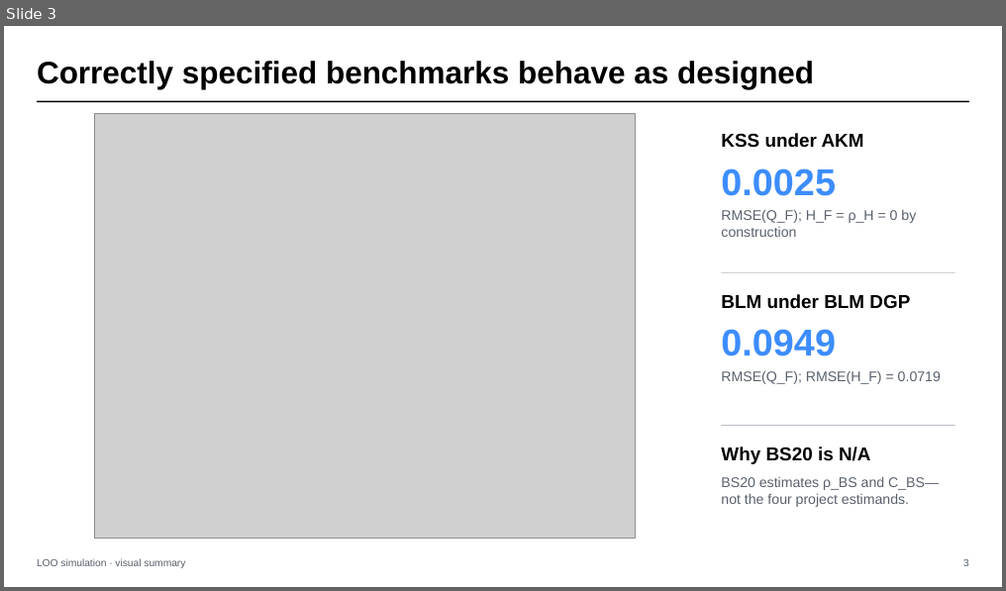
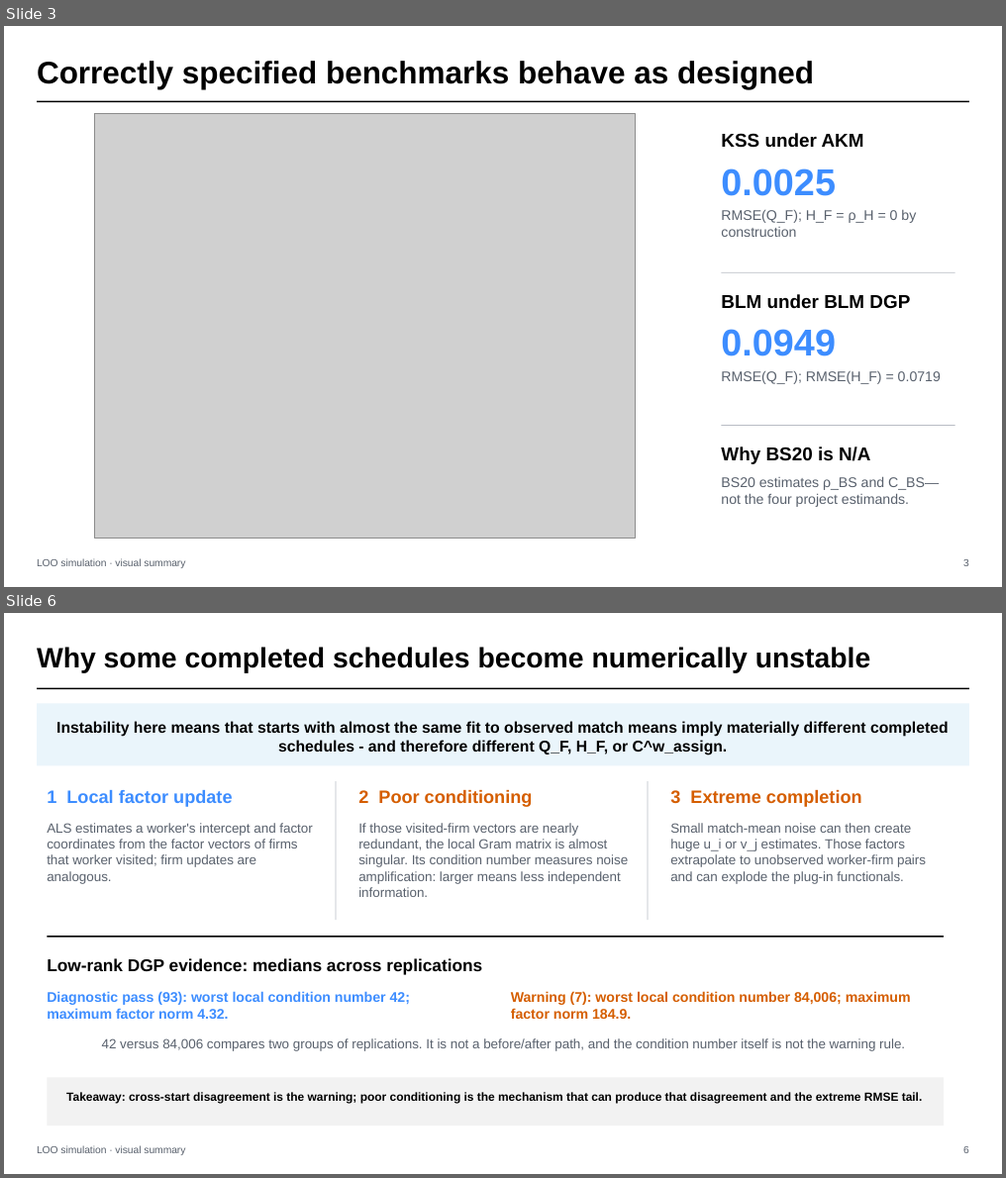
Before and after one commit to michaeljwang6/loo_simulation, a slide deck: work/loo_simulation/output/loo_simulation_visual_summary.pptx. Shown one above the other, each under a label of ours: slide 3 before the commit, slides 3 and 6 after it; the slides between them are not shown. The pictures are 1006x591 and 1006x1178 pixels, drawn with LibreOffice and Linux fonts; fonts in the diff are those of the drawing; grey boxes stand for pictures. Boxes give left, top, right and bottom in pixels: in the first picture for what was removed or moved away, otherwise in the second. Text is boxed around its words. In the diff, an @@ line names an element or a change of style, - is before the commit and + after.

Commit message:
Clarify simulation diagnostics and untested variants

```diff
--- a/work/loo_simulation/output/loo_simulation_visual_summary.pptx
+++ b/work/loo_simulation/output/loo_simulation_visual_summary.pptx
@@ slide 6 added at [4,613,1002,1174], background #FFFFFF @@
@@ text added at [37,647,871,672], 27 pt, text #000000, bold @@
+Why some completed schedules become numerically unstable
@@ rectangle added at [37,688,969,689], fill #000000 @@
@@ rectangle added at [37,703,969,765], fill #EAF5FB @@
@@ text added at [56,721,948,756], 15 pt, text #000000, bold @@
+Instability here means that starts with almost the same fit to observed match means imply materially different completed schedules - and therefore different Q_F, H_F, or C^w_assign.
@@ text added at [47,790,232,807], 17.2 pt, text #3D8DFF, bold @@
+1 Local factor update
@@ rectangle added at [336,781,337,920], fill #B8BCC4 @@
@@ text added at [358,790,533,807], 17.2 pt, text #D55E00, bold @@
+2 Poor conditioning
@@ rectangle added at [648,781,648,920], fill #B8BCC4 @@
@@ text added at [670,790,862,807], 17.2 pt, text #D55E00, bold @@
+3 Extreme completion
@@ text added at [47,823,312,884], 12.8 pt, text #59616D @@
+ALS estimates a worker's intercept and factor coordinates from the factor vectors of firms that worker visited; firm updates are analogous.
@@ text added at [358,823,628,897], 12.8 pt, text #59616D @@
+If those visited-firm vectors are nearly redundant, the local Gram matrix is almost singular. Its condition number measures noise amplification: larger means less independent information.
@@ text added at [670,823,926,884], 12.8 pt, text #59616D @@
+Small match-mean noise can then create huge u_i or v_j estimates. Those factors extrapolate to unobserved worker-firm pairs and can explode the plug-in functionals.
@@ rectangle added at [47,936,944,937], fill #000000 @@
@@ text added at [47,959,482,975], 16.5 pt, text #000000, bold @@
+Low-rank DGP evidence: medians across replications
@@ text added at [47,991,410,1019], 13.5 pt, text #3D8DFF, bold @@
+Diagnostic pass (93): worst local condition number 42; maximum factor norm 4.32.
@@ text added at [511,991,911,1019], 13.5 pt, text #D55E00, bold @@
+Warning (7): worst local condition number 84,006; maximum factor norm 184.9.
@@ text added at [102,1039,905,1052], 12.8 pt, text #59616D @@
+42 versus 84,006 compares two groups of replications. It is not a before/after path, and the condition number itself is not the warning rule.
@@ rectangle added at [47,1078,944,1127], fill #F2F2F2 @@
@@ text added at [66,1092,923,1104], 11.4 pt, text #000000, bold @@
+Takeaway: cross-start disagreement is the warning; poor conditioning is the mechanism that can produce that disagreement and the extreme RMSE tail.
@@ text added at [37,1146,185,1156], 9.8 pt, text #59616D @@
+LOO simulation · visual summary
@@ text added at [963,1147,969,1154], 9.8 pt, text #59616D @@
+6
```
Also in this commit, not shown: 3 slides changed, 1 other slide added, 2 slides removed, 2 other files.
